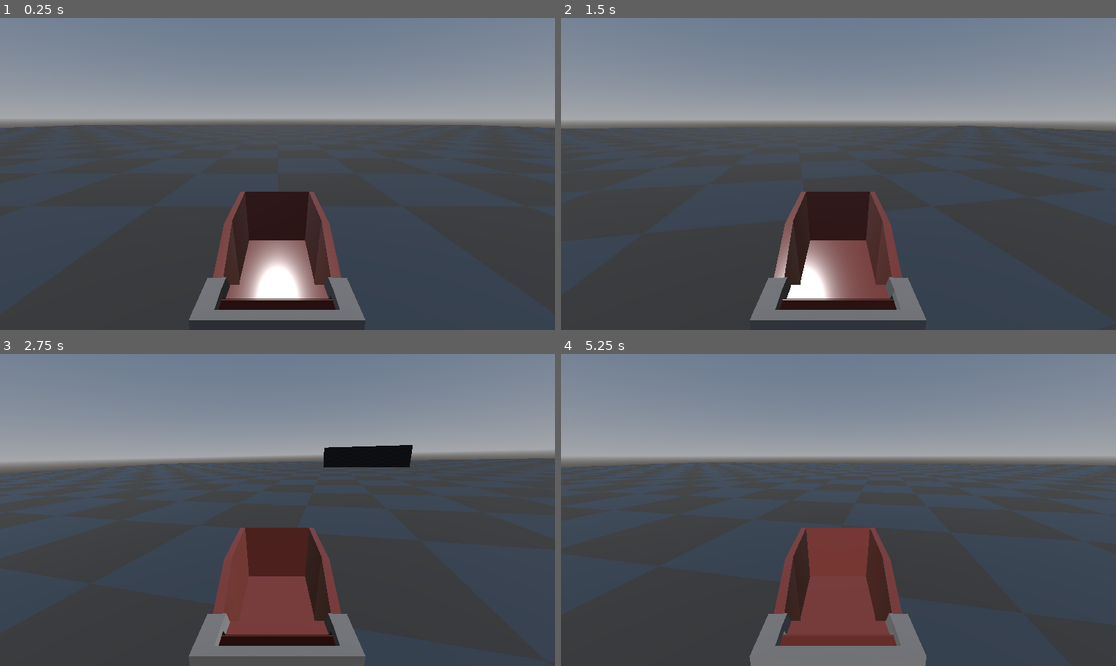
Above: before the commit, frames 1-4 (two rows, left to right).
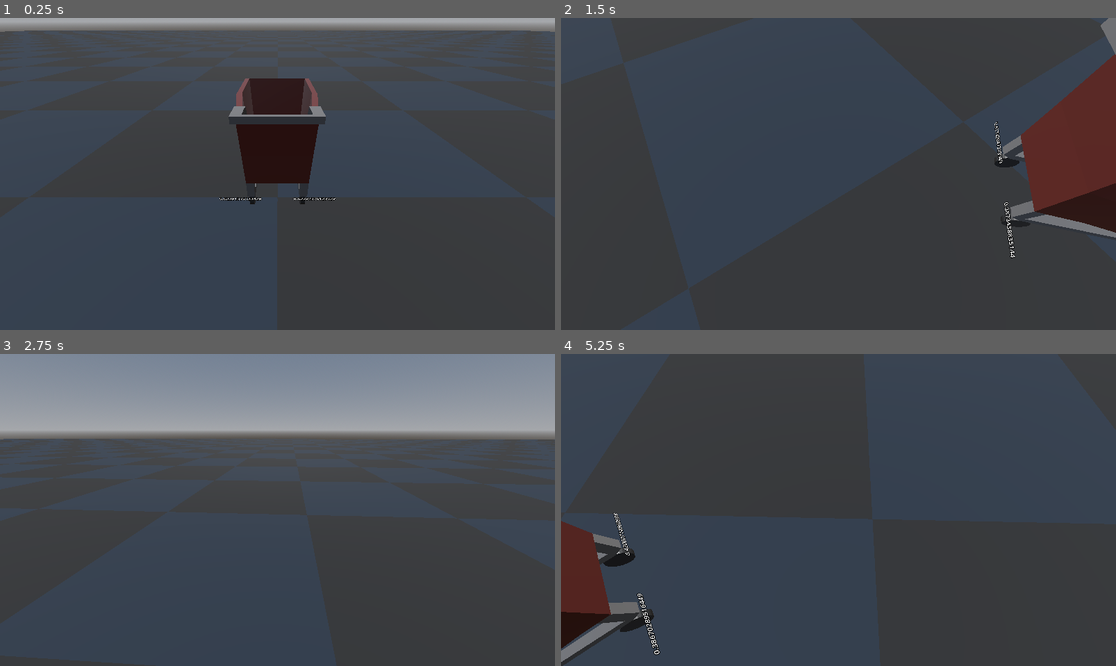
Above: after the commit, the same moments.

Repository: purpletissuebox/gwj80
Game: Godot game, scene res://levels/test_shop/world.tscn
Same seed, same stepped clock (60 frames per second), same inputs: the game is played once before the commit and once after it. This scene is started directly instead of the project's main scene.
Inputs:
- Up to frame 1 (0.25 s): no input
- Up to frame 2 (1.5 s): hold D (turn_right) 0.53-1.28 s; tap W (gas_pedal) at 0.6, 1.35 s; hold S (brake) from 1.28 s (still down)
- Up to frame 3 (2.75 s): release S (brake) at 2.03 s; hold D (turn_right) from 2.03 s (still down); tap W (gas_pedal) at 2.1 s
- Up to frame 4 (5.25 s): tap W (gas_pedal) every 0.75 s from 2.85 to 5.1 s; release D (turn_right) at 3.53 s; hold A (turn_left) 3.53-5.03 s; hold S (brake) from 5.03 s (still down)

The runs differ from the first frame. In frame 1, 46% of the frame differs, in the area x 0-100%, y 0-100%; in frame 2, 52%; in frame 3, 22%; in frame 4, 55%.

Commit message:
add new player.

Diff:
--- a/levels/test_shop/world.tscn
+++ b/levels/test_shop/world.tscn
@@ -1,7 +1,7 @@
 [gd_scene load_steps=15 format=3 uid="uid://dcrauvedkgise"]
 
 [ext_resource type="Texture2D" uid="uid://duvug5r3bs20v" path="res://levels/test_shop/checkerboard.tres" id="1_3x5h8"]
-[ext_resource type="PackedScene" uid="uid://dq4c3i7drdv6x" path="res://actors/player/player.tscn" id="1_6dm81"]
+[ext_resource type="PackedScene" uid="uid://cggo3lq863lo" path="res://actors/player/new/player.tscn" id="2_3x5h8"]
 
 [sub_resource type="WorldBoundaryShape3D" id="WorldBoundaryShape3D_6dm81"]
 
@@ -80,14 +80,7 @@
 [node name="WorldEnvironment" type="WorldEnvironment" parent="."]
 environment = SubResource("Environment_yh8wm")
 
-[node name="Player" parent="." instance=ExtResource("1_6dm81")]
-transform = Transform3D(1, 0, 0, 0, 1, 0, 0, 0, 1, 0, 0, 0)
-gravity_scale = 3.5
-spring_strength = 2500.0
-damping = 100.0
-engine_strength = 250.0
-grip_front = 0.5
-grip_rear = 2.5
-
 [node name="DirectionalLight3D" type="DirectionalLight3D" parent="."]
 transform = Transform3D(1, 0, 0, 0, -0.691626, 0.722255, 0, -0.722255, -0.691626, 20.6819, 23.4758, 13.633)
+
+[node name="Player" parent="." instance=ExtResource("2_3x5h8")]
